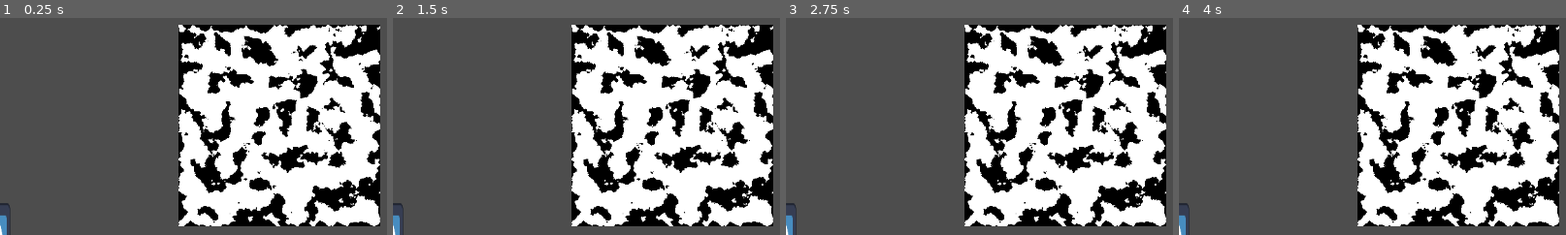
Above: before the commit, frames 1-4 (left to right).
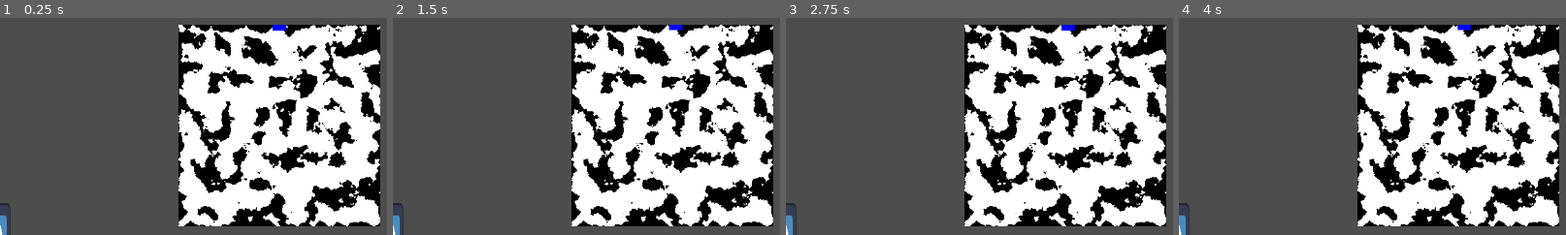
Above: after the commit, the same moments.

Repository: EamonnER/TerraWorlds
Game: Godot game, scene res://game.tscn
The game is run twice, just before and just after one commit, with the same random seed, the same clock (stepped at 60 frames per second) and the same inputs. The engine's default icon, where the game draws it, is replaced by a stand-in: a white triangle on a blue panel in a dark square.
Inputs:
- Up to frame 1 (0.25 s): no input
- Up to frame 2 (1.5 s): tap Enter at 0.5 s; hold D (game_right) from 0.53 s (still down); tap Space (game_jump) at 0.77 s
- Up to frame 3 (2.75 s): tap Space (game_jump) at 1.52, 2 s; release D (game_right) at 2.03 s; hold A (game_left) from 2.03 s (still down)
- Up to frame 4 (4 s): release A (game_left) at 2.78 s; hold D (game_right) from 2.78 s (still down); tap Space (game_jump) at 3.02, 3.77 s
The pictures show only the part of the screen within x 50-100%, y 0-50%; the shares and areas given below are measured in that part.

The runs differ from the first frame. In frame 1, less than 0.1% of the frame differs, in the area x 70-74%, y 3-6%; in frame 2, 0.1%, in the area x 71-75%, y 3-6%; in frame 3, less than 0.1%; in frame 4, less than 0.1%.

Commit message:
Added player to minimap

Diff:
--- a/scripts/Player.gd
+++ b/scripts/Player.gd
@@ -101,6 +101,10 @@
 	var previous_up_direction = up_direction
 	update_rotation(delta)
 
+	# Draw player on minimap
+	$Camera.get_node("Overlay/Minimap").draw_player(get_position())
+
+	# Movement
 	var new_velocity = get_relative_velocity()
 	if motion_mode == MotionMode.MOTION_MODE_GROUNDED:
 		if not is_on_floor():  # Add gravity
--- a/scripts/game.gd
+++ b/scripts/game.gd
@@ -5,4 +5,6 @@
 	$World.generate_new_world()
 
 	$Player.position = $World.get_spawn_position()
-	$Player.get_node("Camera").get_node("Overlay").get_node("Minimap").update($World.foreground)
+
+	$Player.get_node("Camera/Overlay/Minimap").world_size = $World.WORLD_SIZE
+	$Player.get_node("Camera/Overlay/Minimap").draw($World.foreground)
--- a/scripts/minimap.gd
+++ b/scripts/minimap.gd
@@ -1,8 +1,15 @@
 extends TextureRect
 
 @export var minimap_size: Vector2 = Vector2(300, 300)
+#@export var player_texture: ImageTexture
+@export var player_texture_size: Vector2 = Vector2(20, 20)
 
-func update(foreground: TileMapLayer):
+var foreground: TileMapLayer
+var world_size: int
+var world_map: Image
+
+func draw(new_foreground: TileMapLayer):
+	foreground = new_foreground
 
 	var tilemap_size = foreground.get_used_rect().size
 	var img = Image.create(tilemap_size.x, tilemap_size.y, false, Image.FORMAT_RGB8)
@@ -12,9 +19,37 @@
 			var tile = foreground.get_cell_tile_data(
 				Vector2i(x-(tilemap_size.x/2), y-(tilemap_size.y/2))
 			)
-			var color = Color.WHITE if tile else Color.BLACK
-			img.set_pixel(x, y, color)
+			var colour = Color.WHITE if tile else Color.BLACK
+			img.set_pixel(x, y, colour)
 
 	img.resize(minimap_size.x, minimap_size.y, Image.INTERPOLATE_NEAREST)
-	var tex = ImageTexture.create_from_image(img)
-	texture = tex
+	world_map = img
+	texture = ImageTexture.create_from_image(world_map)
+
+func draw_player(pos: Vector2):
+	#if not world_map or not player_texture:
+	if not world_map:
+		return
+
+	pos = foreground.local_to_map(pos)
+	var img = world_map.duplicate()
+
+	# Convert world position to minimap position
+	var minimap_pos = Vector2(
+		(((pos.x + (world_size/2)) / world_size) * minimap_size.x),
+		(((pos.y + (world_size/2)) / world_size) * minimap_size.y)
+	)
+
+	# Draw the player texture on the image
+	for x in range(player_texture_size.x):
+		for y in range(player_texture_size.y):
+			var px = int(minimap_pos.x - player_texture_size.x / 2 + x)
+			var py = int(minimap_pos.y - player_texture_size.y / 2 + y)
+
+			if px >= 0 and py >= 0 and px < img.get_width() and py < img.get_height():
+				#var colour = player_texture.get_image().get_pixel(x, y)
+				var colour = Color.BLUE
+				if colour.a > 0:  # Only draw non-transparent pixels
+					img.set_pixel(px, py, colour)
+
+	texture = ImageTexture.create_from_image(img)
